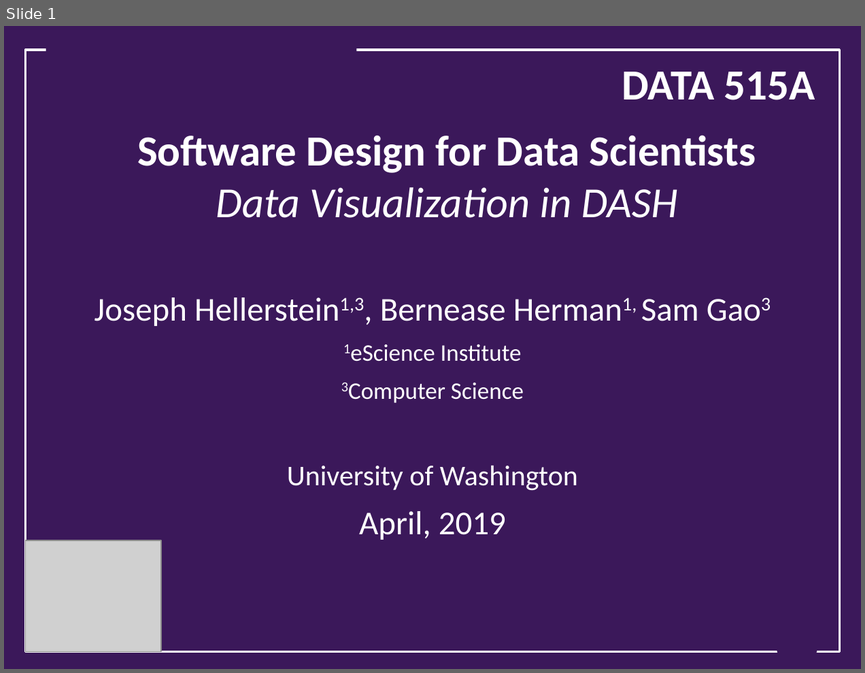
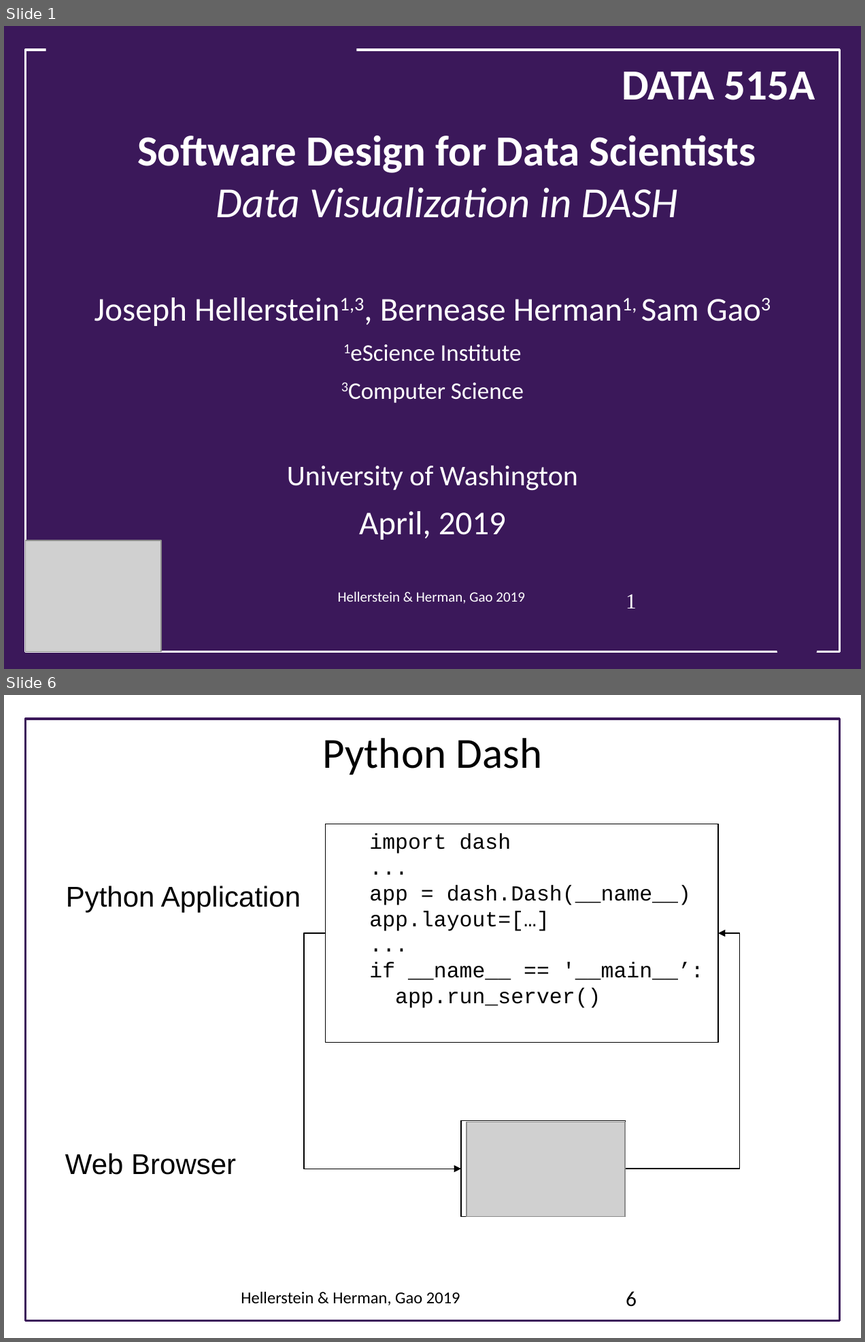
Before and after one commit to UWSEDS/LectureNotes, a slide deck: DASH_visualizations/DASH Visualizations.pptx. Shown one above the other, each under a label of ours: slide 1 before the commit, slides 1 and 6 after it; the slides between them are not shown. The pictures are 865x673 and 865x1342 pixels, drawn with LibreOffice and Linux fonts; fonts in the diff are those of the drawing; grey boxes stand for pictures; background and template pictures are left out. Boxes give left, top, right and bottom in pixels: in the first picture for what was removed or moved away, otherwise in the second. Text is boxed around its words. In the diff, an @@ line names an element or a change of style, - is before the commit and + after.

```diff
--- a/DASH_visualizations/DASH Visualizations.pptx
+++ b/DASH_visualizations/DASH Visualizations.pptx
@@ slide 6 added at box(4, 695, 861, 1338), background #FFFFFF @@
@@ rectangle added at box(26, 719, 839, 1321), outline #3B185A 1.76 pt @@
@@ title added at box(322, 738, 543, 775), 36 pt, text #000000 @@
+Python Dash
@@ rectangle added at box(325, 824, 718, 1042), outline #000000 0.75 pt @@
@@ text added at box(369, 833, 704, 1008), 18 pt, text #000000 @@
+import dash
+...
+app = dash.Dash(__name__)
+app.layout=[…]
+...
+if __name__ == '__main__’:
+app.run_server()
@@ text added at box(66, 885, 300, 913), 24 pt, text #000000 @@
+Python Application
@@ elbow arrow added from (325, 933) to (461, 1169), #000000 0.75 pt @@
@@ elbow arrow added from (626, 1169) to (718, 933), #000000 0.75 pt @@
@@ rectangle added at box(461, 1121, 626, 1217), outline #000000 0.75 pt @@
@@ picture added at box(466, 1121, 626, 1216) @@
@@ text added at box(65, 1153, 236, 1174), 24 pt, text #000000 @@
+Web Browser
@@ text added at box(241, 1291, 460, 1305), 14 pt, text #000000 @@
+Hellerstein & Herman, Gao 2019
@@ page number added at box(626, 1291, 636, 1306), 18 pt, text #000000 @@
+6
@@ slide 1 changed as well @@
@@ text added at box(338, 591, 525, 603), 12 pt, text #FFFFFF @@
+Hellerstein & Herman, Gao 2019
@@ page number added at box(626, 594, 636, 608), 18 pt, text #FFFFFF @@
+1
```
Also in this commit, not shown: 4 other slides added.
